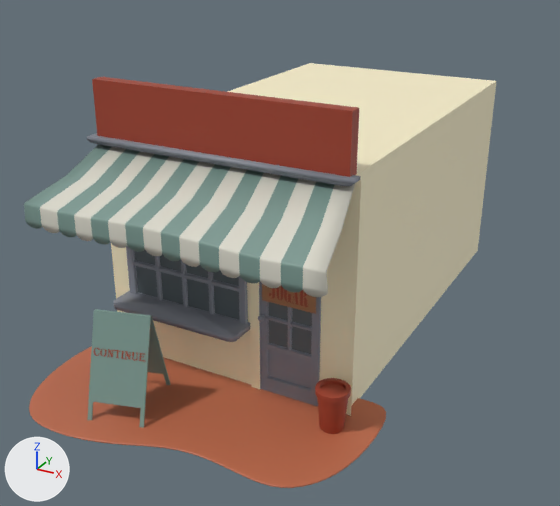
Two versions of the FBX model Assets/Project/_Art/3D/MDL_Store.fbx, one commit apart.
The view is the same before and after, from a 50 mm lens placed at (5.01, -7.46, 4.47), pointed at (-0.43, 2.43, -0.48). The lights are fixed; the arrows at lower left show +X, +Y and +Z. Where no turn or scale is listed for an object, it has been applied to the vertices. Vertices at the same position are counted once.

In view in the first picture: 'SM_Door', 'SM_Outdoor_Vase', 'SM_Wall', 'SM_WallInside'.
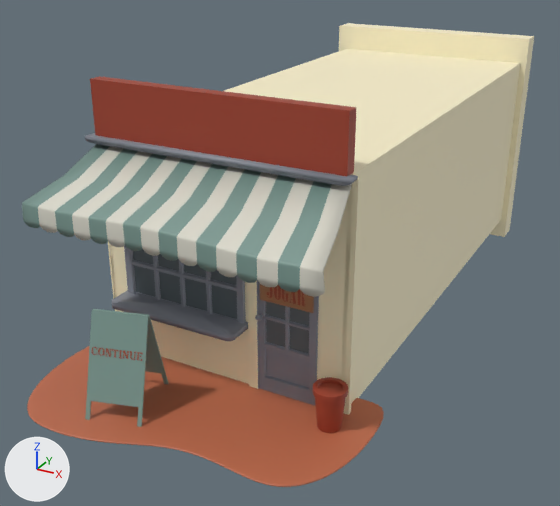
Changed parts and their boxes [x1, y1, x2, y2] in the pictures (560 x 506 px):
'SM_Wall', moved
    before: [24, 77, 386, 488]
    after: [22, 76, 384, 487]
'SM_WallInside', reshaped, moved
    before: [228, 63, 497, 406]
    after: [108, 49, 520, 404]
'Plane', added (beige)
    after: [339, 23, 534, 237]
'SM_Door', moved
    before: [258, 281, 321, 406]
    after: [255, 282, 319, 405]
'SM_Outdoor_Vase', moved
    before: [315, 378, 351, 434]
    after: [313, 377, 348, 433]

Diff of the bpy script that builds the scene:
```diff
--- a/Assets/Project/_Art/3D/MDL_Store.fbx.py
+++ b/Assets/Project/_Art/3D/MDL_Store.fbx.py
@@ mat_mt_vase @@
+mat_mt_vase = principled_material('MT_Vase')
+mat_mt_vase.base_color = (0.386, 0.0444, 0.0284)  # red #a73b2f
@@ me_plane_003 @@
 # used by ob_sm_wallinside; location = (0.0, 0.0, 0.0)
-me_plane_003.from_pydata(...)  # 16 vertices, 10 faces; spans x -1.76..1.81, y 0.04..6.04, z -1.33..1.83
+me_plane_003.from_pydata(...)  # 48 vertices, 50 faces; spans x -1.79..1.83, y 0.04..7.98, z -1.33..1.85
+# me_plane_003 part 1
+# 12 vertices are removed from x -1.76..1.81, y 0.04..6.04, z -1.33..1.83
+# 10 faces are deleted
+# 36 vertices are added at x -1.77..1.83, y 0.04..7.98, z -1.33..1.85
+# 8 new vertices lie (-0.07, 0.0, 0.0) away from vertices in x -1.72, y 0.04..7.98, z -0.15..1.12
+# 50 new faces join them
 me_plane_003.materials.append(mat_mt_wall)
@@ me_plane_004 @@
+me_plane_004.from_pydata(...)  # 202 vertices, 172 faces; spans x -2.0..1.9, y 7.66..8.32, z -1.7..2.3
+# faces by material slot: [44, 6, 18, 36, 68]
+me_plane_004.materials.append(mat_mt_wall)  # beige #fdf3ce
+me_plane_004.materials.append(mat_mt_door)  # grey #878b96
+me_plane_004.materials.append(mat_mt_brick)  # red #a1422d
+me_plane_004.materials.append(mat_mt_glass)  # dark grey #5c666b
+me_plane_004.materials.append(mat_mt_vase)  # red #a73b2f
@@ ob_sm_wall @@
 ob_sm_wall = bpy.data.objects.new('SM_Wall', me_plane)
-ob_sm_wall.location = (0.0, 0.0, 0.0)
+ob_sm_wall.location = (-0.03, 0.0, 0.0)
@@ ob_sm_door @@
 ob_sm_door = bpy.data.objects.new('SM_Door', me_plane_001)
-ob_sm_door.location = (1.45, 0.02, 0.0)
+ob_sm_door.location = (1.41, 0.02, 0.0)
@@ ob_sm_wallinside @@
 ob_sm_wallinside = bpy.data.objects.new('SM_WallInside', me_plane_003)
-ob_sm_wallinside.location = (0.0, 0.0, 0.0)
+ob_sm_wallinside.location = (-0.03, 0.0, 0.0)
@@ ob_sm_outdoor_vase @@
 ob_sm_outdoor_vase = bpy.data.objects.new('SM_Outdoor_Vase', me_cylinder)
-ob_sm_outdoor_vase.location = (1.78, -0.28, -1.08)
+ob_sm_outdoor_vase.location = (1.75, -0.28, -1.08)
@@ ob_plane @@
+ob_plane = bpy.data.objects.new('Plane', me_plane_004)
+ob_plane.location = (0.0, 0.0, 0.0)
```
